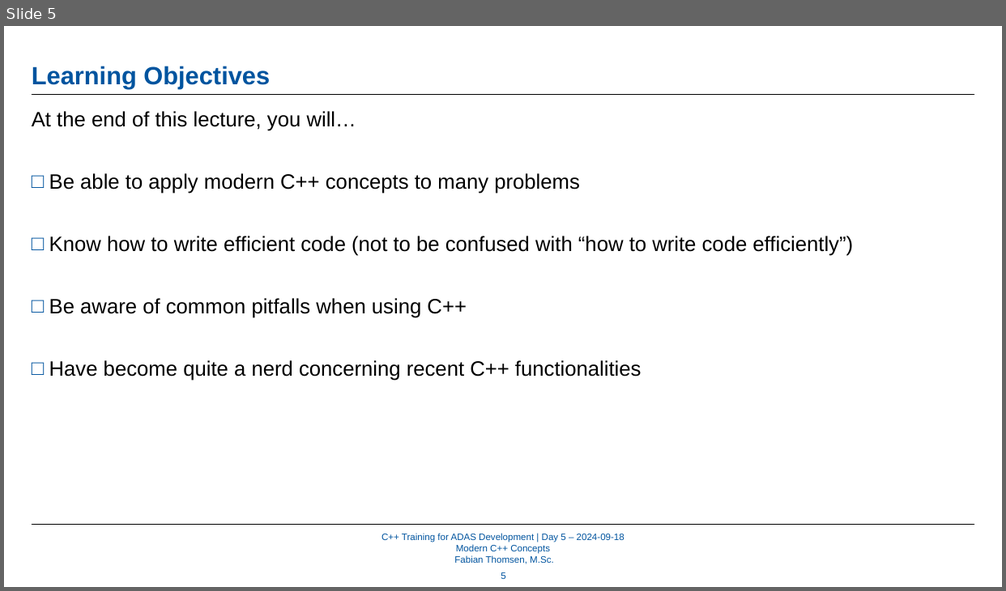
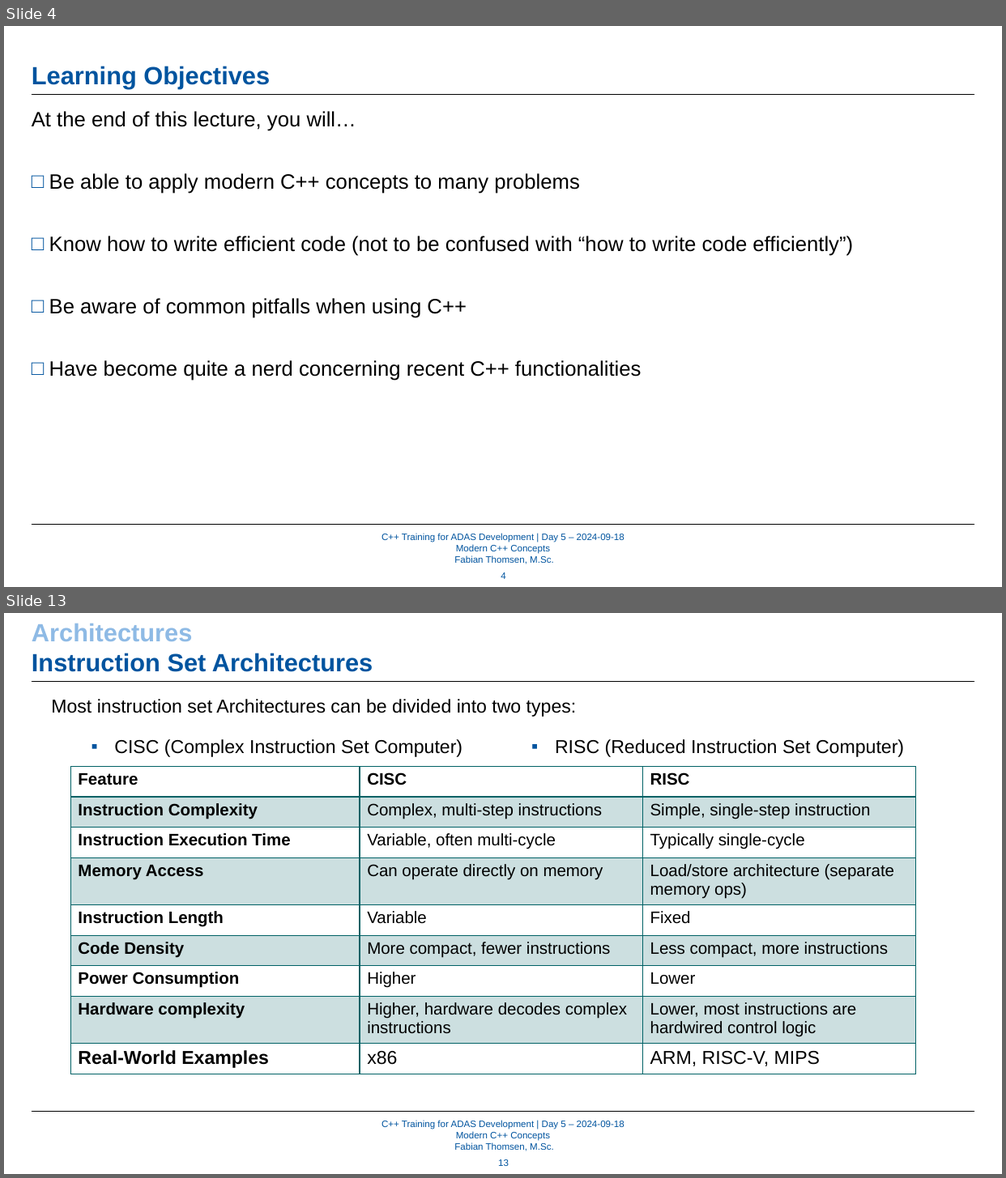
Before and after one commit to WhR4Ven/Diss_Dokument, a slide deck: Vortrag/05_ModernCPPConcepts_Part1 - Kopie.pptx. Shown one above the other, each under a label of ours: slide 5 before the commit, slides 4 and 13 after it; the slides between them are not shown. The pictures are 1006x591 and 1006x1178 pixels, drawn with LibreOffice and Linux fonts; fonts in the diff are those of the drawing; background and template pictures are left out. Boxes give left, top, right and bottom in pixels: in the first picture for what was removed or moved away, otherwise in the second. Text is boxed around its words. In the diff, an @@ line names an element or a change of style, - is before the commit and + after.

```diff
--- a/Vortrag/05_ModernCPPConcepts_Part1 - Kopie.pptx
+++ b/Vortrag/05_ModernCPPConcepts_Part1 - Kopie.pptx
@@ slide 13 added at (4, 613, 1002, 1174), background #FFFFFF; not listed: 3 template elements that a slide beside it also shows @@
@@ text added at (32, 624, 373, 672), 24 pt, text #00549F, bold @@
+Architectures
+Instruction Set Architectures
@@ text added at (51, 699, 577, 717), 18 pt, text #000000 @@
+Most instruction set Architectures can be divided into two types:
@@ text added at (114, 739, 462, 757), 18 pt, text #000000 @@
+▪ CISC (Complex Instruction Set Computer)
@@ text added at (555, 739, 904, 757), 18 pt, text #000000 @@
+▪ RISC (Reduced Instruction Set Computer)
@@ table added at (70, 767, 916, 1075), 9 rows, 3 columns @@
+Feature | CISC | RISC
+Instruction Complexity | Complex, multi-step instructions | Simple, single-step instruction
+Instruction Execution Time | Variable, often multi-cycle | Typically single-cycle
+Memory Access | Can operate directly on memory | Load/store architecture (separate memory ops)
+Instruction Length | Variable | Fixed
+Code Density | More compact, fewer instructions | Less compact, more instructions
+Power Consumption | Higher | Lower
+Hardware complexity | Higher, hardware decodes complex instructions | Lower, most instructions are hardwired control logic
+Real-World Examples | x86 | ARM, RISC-V, MIPS
@@ page number added at (498, 1160, 509, 1166), 9 pt, text #00549F @@
+13
@@ what was slide 5 is now slide 4 @@
@@ page number at (501, 573, 505, 579): text changed @@
-5
+4
```
Also in this commit, not shown: 4 slides changed, 64 other slides added, 5 slides removed, 13 other files.
